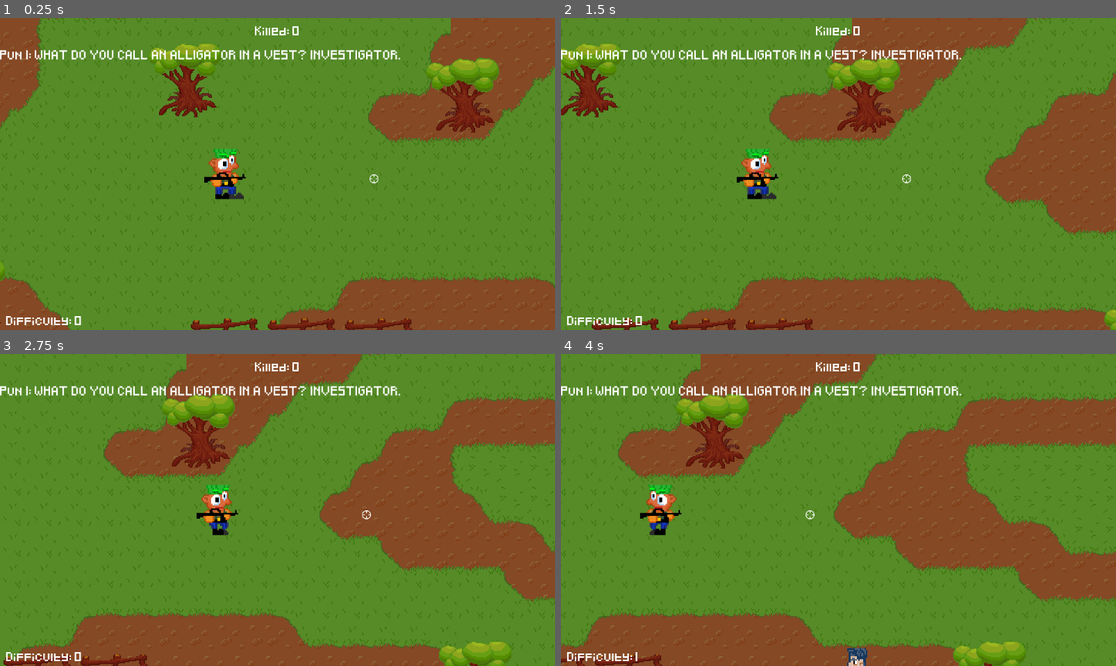
Above: before the commit, frames 1-4 (two rows, left to right).
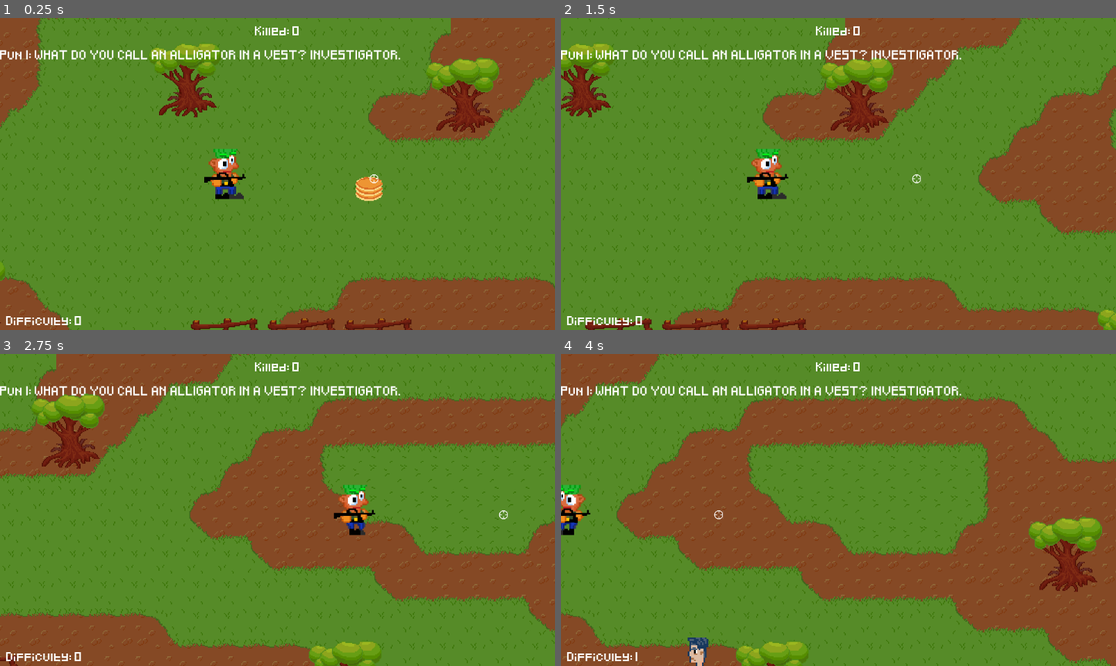
Above: after the commit, the same moments.

Repository: Fjonan/PeterPun
Game: Godot game, scene res://scenes/main.tscn
Same seed, same stepped clock (60 frames per second), same inputs: the game is played once before the commit and once after it.
Inputs (mouse positions are in pixels of both pictures, inside the frame that each line leads up to):
- Up to frame 1 (0.25 s): no input
- Up to frame 2 (1.5 s): tap Enter (ui_accept) at 0.5, 0.77 s; move the mouse to (960, 158) at 0.52 s; hold Right (ui_right) 0.53-1.25 s; hold F 0.53-1.25 s; click (960, 158) at 0.67 s; drag from (727, 189) to (810, 236) at 1.27 s
- Up to frame 3 (2.75 s): move the mouse to (333, 441) at 2.02 s; hold Right (ui_right) from 2.03 s (still down); hold F from 2.03 s (still down)
- Up to frame 4 (4 s): release Right (ui_right) at 2.75 s; release F at 2.75 s; drag from (810, 572) to (672, 463) at 2.77 s; move the mouse to (1005, 556) at 3.52 s; hold Left (ui_left) from 3.53 s (still down); hold F from 3.53 s (still down); tap Enter (ui_accept) at 3.77 s

The runs differ from the first frame. In frame 1, 0.3% of the frame differs, in the area x 64-69%, y 50-59%; in frame 2, 10%; in frame 3, 47%; in frame 4, 56%, in the area x 0-100%, y 0-100%.

Commit message:
pickable

Diff:
--- /dev/null
+++ b/scenes/items/pickable.tscn
@@ -0,0 +1,26 @@
+[gd_scene load_steps=5 format=3 uid="uid://ym8rhrm3pmbs"]
+
+[ext_resource type="Script" path="res://scripts/pickable.gd" id="1_qrcqp"]
+[ext_resource type="Texture2D" uid="uid://cspwkdhjiocue" path="res://assets/tiles/tilesAtlas.png" id="2_i40g1"]
+
+[sub_resource type="AtlasTexture" id="AtlasTexture_r2n54"]
+atlas = ExtResource("2_i40g1")
+region = Rect2(0.00292969, 97.4911, 32.3179, 29.3799)
+
+[sub_resource type="CircleShape2D" id="CircleShape2D_ncyow"]
+radius = 19.0
+
+[node name="Pickable" type="Area2D"]
+script = ExtResource("1_qrcqp")
+
+[node name="Sprite2D" type="Sprite2D" parent="."]
+texture = SubResource("AtlasTexture_r2n54")
+
+[node name="CollisionShape2D" type="CollisionShape2D" parent="."]
+shape = SubResource("CircleShape2D_ncyow")
+
+[node name="Cooldown" type="Timer" parent="."]
+wait_time = 5.0
+one_shot = true
+
+[connection signal="timeout" from="Cooldown" to="." method="_on_timer_timeout"]
--- a/scenes/main.tscn
+++ b/scenes/main.tscn
@@ -45,7 +45,7 @@
 
 [node name="EnemyContainer" type="Node2D" parent="."]
 
-[node name="PickupContainer" type="Node" parent="."]
+[node name="PickupContainer" type="Node2D" parent="."]
 
 [node name="SpawnTimer" type="Timer" parent="."]
 
--- a/scripts/main.gd
+++ b/scripts/main.gd
@@ -1,8 +1,10 @@
 extends Node2D
 
 var Enemy = preload("res://scenes/enemy.tscn")
+var Pickup = preload("res://scenes/items/pickable.tscn")
 
 @onready var enemy_container = $EnemyContainer
+@onready var pickup_container = $PickupContainer
 @onready var spawn_container = $Player/CharacterBody2D/SpawnContainer
 @onready var spawn_timer = $SpawnTimer
 @onready var difficulty_timer = $DifficultyTimer
@@ -23,6 +25,11 @@
 
 func _ready() -> void:
 	start_game()
+
+	var pickup_instance = Pickup.instantiate()
+	pickup_instance.global_position = Vector2(150, 15)
+	pickup_container.add_child(pickup_instance)
+
 	GlobalSignals.connect("game_over", Callable(self, "game_over"))
 
 func find_new_prompt(typed_character: String, puns) -> bool:
@@ -108,6 +115,7 @@
 	spawn_enemy()
 	GlobalSignals.emit_signal("game_started")
 	game_over_screen.hide()
+
 func get_is_game_started() -> bool:
 	return current_letter_index != -1
 
--- /dev/null
+++ b/scripts/pickable.gd
@@ -0,0 +1,19 @@
+extends Area2D
+class_name Pickable
+
+@onready var timer = $Cooldown
+var c_player = null
+
+func _ready():
+	connect("body_entered", Callable(self, "_on_Pickable_body_entered"))
+
+func _on_Pickable_body_entered(body):
+	if body is Player:
+		c_player = body
+		start_boost()
+		queue_free()
+
+func start_boost():
+	c_player.speed = 600
+	await get_tree().create_timer(2.0).timeout
+	c_player.speed = 200
--- a/scripts/weaponManager.gd
+++ b/scripts/weaponManager.gd
@@ -19,4 +19,4 @@
 func updateWeapon():
 	var aim_dir = Vector2(Input.get_axis("aim_left", "aim_right"), Input.get_axis("aim_up", "aim_down")) * muzzle_radius
 	if aim_dir != Vector2.ZERO:
-		current_weapon.rotation = lerp_angle(current_weapon.rotation, aim_dir.angle(), 0.0025)
+		current_weapon.rotation = lerp_angle(current_weapon.rotation, aim_dir.angle(), 0.05)
